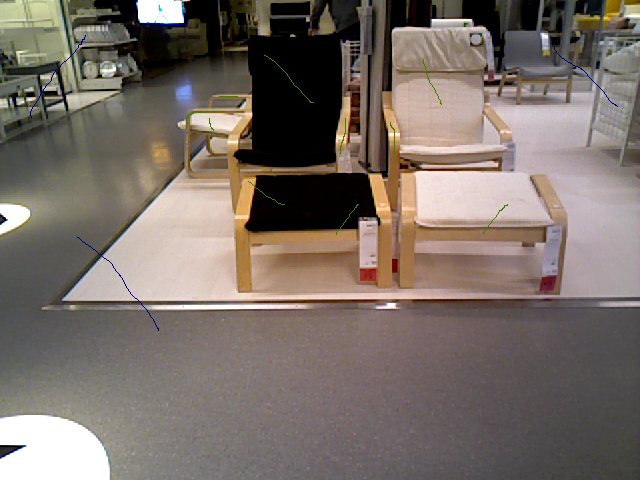
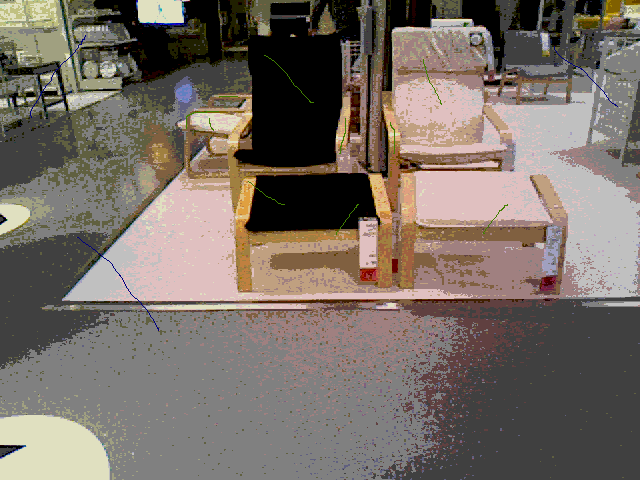
Before/after of a w=640, h=480 layered artwork. What changed in the layer stack:
painted on "25.png" over [0, 0, 640, 480]
